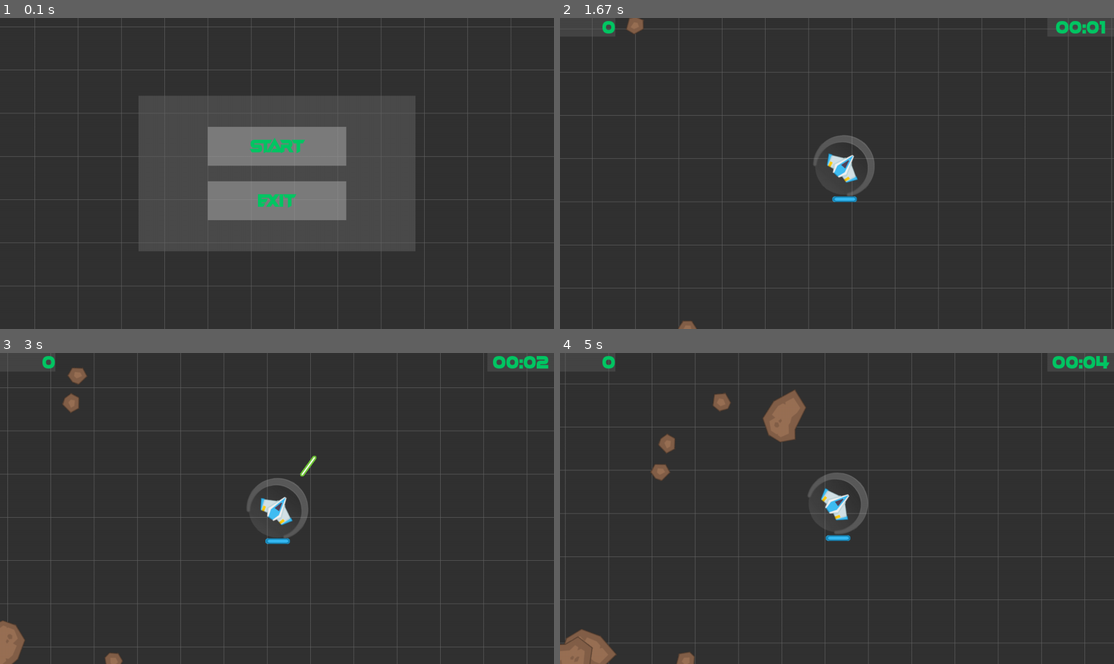
Above: before the commit, frames 1-4 (two rows, left to right).
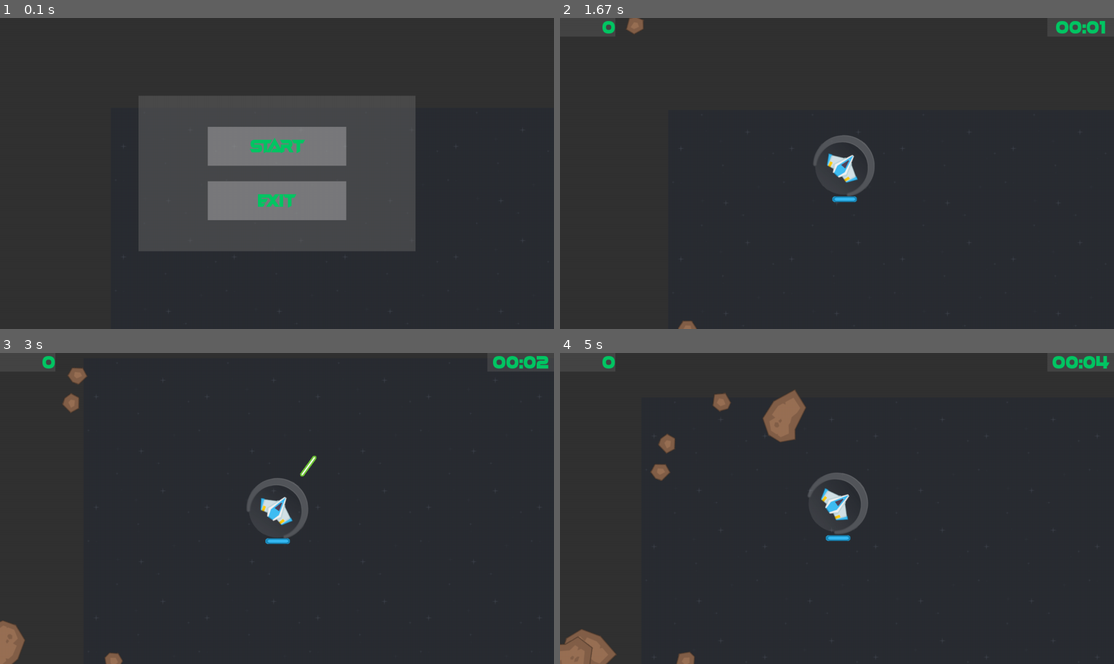
Above: after the commit, the same moments.

Repository: genericprogrammerdude/pygamengn
Game: pygame game, started from main.py
Same seed, same stepped clock (60 frames per second), same inputs: the game is played once before the commit and once after it.
Inputs:
- Up to frame 1 (0.1 s): no input
- Up to frame 2 (1.67 s): click "Start" at 0.38 s; tap Space at 0.67 s; hold D 1-1.47 s; hold W from 1.5 s (still down)
- Up to frame 3 (3 s): release W at 1.8 s; hold D 1.83-2.3 s; hold A 2.33-2.87 s; tap Space at 2.9 s
- Up to frame 4 (5 s): hold A 3.57-3.97 s; hold W 4-4.37 s; hold D from 4.4 s (still down)

The runs differ from the first frame. In frame 1, 1.7% of the frame differs, in the area x 0-100%, y 0-100%; in frame 2, 2.5%; in frame 3, 2.7%; in frame 4, 2.6%.

Commit message:
Started working on tiled background.

Diff:
--- a/Assets/inventory.json
+++ b/Assets/inventory.json
@@ -37,16 +37,17 @@
         "asteroid_17": "Assets/SpaceShooterRedux/PNG/Meteors/meteorGrey_small2.png",
         "asteroid_18": "Assets/SpaceShooterRedux/PNG/Meteors/meteorGrey_tiny1.png",
         "asteroid_19": "Assets/SpaceShooterRedux/PNG/Meteors/meteorGrey_tiny2.png",
-        "ui_panel": "Assets/SpaceShooterRedux/PNG/UI/buttonBlue.png"
+        "background": "Assets/SpaceShooterRedux/Backgrounds/blue.png"
     },
 
     "assets": {
         "RenderGroup": {
             "class_name": "RenderGroup",
             "kwargs": {
-                "grid_draw": true,
+                "grid_draw": false,
                 "grid_color": [100, 100, 100],
-                "grid_interval": 100
+                "grid_interval": 256,
+                "image:background": "background"
             }
         },
         "PlayerGroup": {
--- a/GameEngine/render_group.py
+++ b/GameEngine/render_group.py
@@ -8,7 +8,14 @@
 @GameObjectFactory.register("RenderGroup")
 class RenderGroup(pygame.sprite.LayeredUpdates, GameObjectBase):
 
-    def __init__(self, world_rect=pygame.Rect(0, 0, 0, 0), grid_draw=False, grid_color=(100, 100, 100), grid_interval=100):
+    def __init__(
+            self,
+            world_rect=pygame.Rect(0, 0, 0, 0),
+            grid_draw=False,
+            grid_color=(100, 100, 100),
+            grid_interval=100,
+            background=None
+        ):
         super().__init__()
         self.target = None
         self.cam = pygame.Vector2(0, 0)
@@ -17,6 +24,7 @@
         self.grid_draw = grid_draw
         self.grid_color = grid_color
         self.grid_interval = grid_interval
+        self.background = background
 
     def set_target(self, target):
         """Sets the game object to follow."""
@@ -41,6 +49,7 @@
 
     def draw(self, surface):
         """Draws the sprites in the group on the given surface."""
+        self.__draw_background(surface)
         if self.grid_draw:
             self.__draw_grid(surface)
 
@@ -55,15 +64,39 @@
                 else:
                     surface.blit(sprite.image, transformed_rect)
 
+    def __draw_background(self, surface):
+        """Tiles the background image across the screen."""
+        low_x = int(math.floor(self.cam.x / self.grid_interval)) * self.grid_interval
+        hi_x = int(math.ceil(self.cam.x + self.view_rect.width))
+        print(low_x, hi_x)
+        xs = []
+        for x in range(int(low_x - self.cam.x), int(hi_x - self.cam.x), self.grid_interval):
+            xcor = self.view_rect.width - x
+            xs.append(xcor)
+
+        low_y = int(math.floor(self.cam.y / self.grid_interval)) * self.grid_interval
+        hi_y = int(math.ceil(self.cam.y + self.view_rect.height))
+        ys = []
+        for y in range(int(low_y - self.cam.y), int(hi_y - self.cam.y), self.grid_interval):
+            ycor = self.view_rect.height - y
+            ys.append(ycor)
+
+        rect = self.background.get_rect()
+        for y in ys:
+            for x in xs:
+                rect.x = x
+                rect.y = y
+                surface.blit(self.background, rect)
+
     def __draw_grid(self, surface):
         """Draws a grid as a background."""
-        low_x = int(math.floor(self.cam.x / self.grid_interval)) * 100
+        low_x = int(math.floor(self.cam.x / self.grid_interval)) * self.grid_interval
         hi_x = int(math.ceil(self.cam.x + self.view_rect.width))
         for x in range(int(low_x - self.cam.x), int(hi_x - self.cam.x), self.grid_interval):
             xcor = self.view_rect.width - x
             pygame.draw.line(surface, self.grid_color, (xcor, 0), (xcor, self.view_rect.height))
 
-        low_y = int(math.floor(self.cam.y / self.grid_interval)) * 100
+        low_y = int(math.floor(self.cam.y / self.grid_interval)) * self.grid_interval
         hi_y = int(math.ceil(self.cam.y + self.view_rect.height))
         for y in range(int(low_y - self.cam.y), int(hi_y - self.cam.y), self.grid_interval):
             ycor = self.view_rect.height - y
